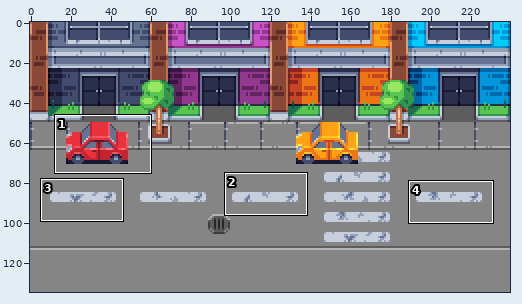
Sprite sheet, stored at Assets/Sprites/Map.png. Above: a wide view before the commit, with the close-up outlined.
Close-up. Before:
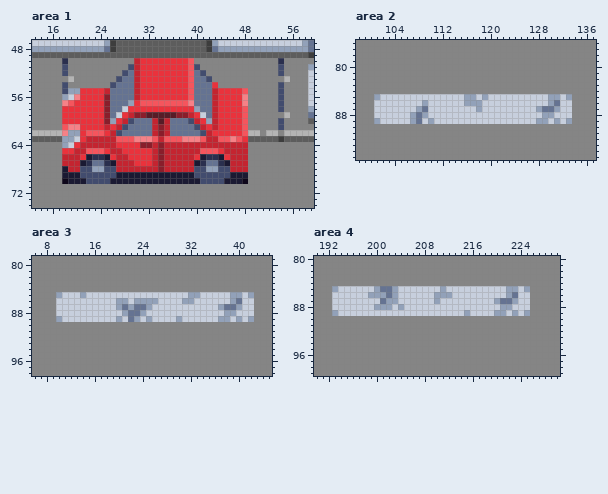
The file is 240x135 pixels. Shown: area 1: x 13..59, y 47..74; area 2: x 98..137, y 76..95; area 3: x 6..45, y 79..98; area 4: x 190..230, y 80..99. The commit also changed other parts of the picture, which this record leaves out.
The same view after the edit:
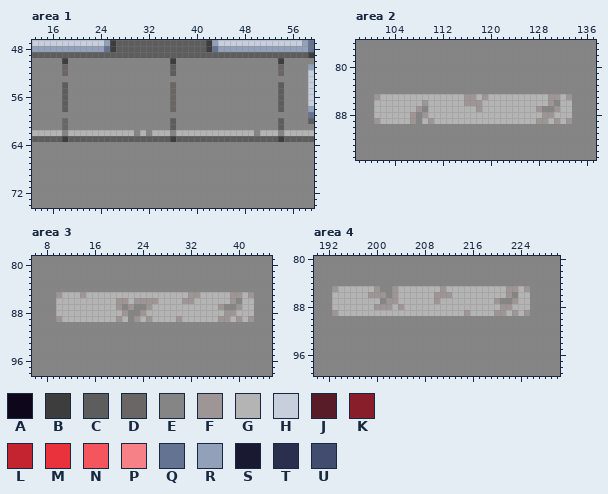
Palette (. is transparent): A #0e071b  B #3d3d3d  C #5d5d5d  D #6a6666  E #858585  F #9e9696  G #b4b4b4  H #c7cfdd  J #571c27  K #891e2b  L #c42430  M #ea323c  N #f5555d  P #f68187  Q #657392  R #92a1b9  S #1a1932  T #2a2f4e  U #424c6e
Difference:
--- area 1
@@ x 13..59 @@
 49 CCCCCCCCCCCCCCCCCCCCCCCCCCCCCCCCCCCCCCCCCCCCCCB
-50 EEEEETEEEEEEEEEEELMMMMMMMMNEEEEEEEEEEEEEETEEEEE
-51 EEEEEUEEEEEEEEEEULMMMMMMMMNUEEEEEEEEEEEEEUEEEER
-52 EEEEEUEEEEEEEEEUQLMMMMMMMMNQUEEEEEEEEEEEEUEEEEH
-53 EEEEEEGEEEEEEEUQQLMMMMMMMMNQQUEEEEEEEEEEEEGEEEH
-54 EEEEEUEEEEEEEUQQQLMMMMMMMMNQQQMEEEEEEEEEEUEEEEH
-55 EEEEEURRMMMMLQQQQLMMMMMMMMNQQQLMMMMNEEEEEUEEEEH
-56 EEEEERHPMMMMKQQQQLMMMMMMMMNQQQLMMMMPEEEEEUEEEEH
-57 EEEEEPNMMMMMKQQQRMNNNNNNNNPQQQLMMMMPEEEEEUEEEEH
-58 EEEEEMMMMMMMKQQHMMMMMMMMMMMRQQLMMMMNEEEEEUEEEER
-59 EEEEEMMMMMMMKQHMLKKJJJJJKKLMHQLMMMMNEEEEEEGEEEQ
-60 EEEEEMMMMMMMKRMLUQQQLJLQQQULMRLMMMMNEEEEEUEEEEC
-61 EEEEENPPMMMMLMLUQQQQLKLQQQQULMLMMMMNEEEEEUEEEEE
-62 GGGGGPRRMNNNMLUQQQQQLKLQQQQQULMMMMMNGGEGGEGGGGG
-63 CCCCCRRHMLLLLLNNNPPPNLNNNPPPNLLNNPNMCCCCCBCCCCC
-64 EEEEERHMLLLLLLMMMMKKLKLLLLLLLLLLLLLLEEEEEEEEEEE
-65 EEEEEMMLLNNNMLLMMMMMLKLLLLLLNNNMLLLLEEEEEEEEEEE
-66 EEEEELLLMSTTSMLLMMMMLKLLLLLMSTTSMLLLEEEEEEEEEEE
-67 EEEEELLLSTQQTSLLLMMMLKLLLLLSTQQTSLLLEEEEEEEEEEE
-68 EEEEESLLUURRUULLLLLLLKLLLLLUURRUULLLEEEEEEEEEEE
-69 EEEEESSSUUUUUUSSSSSSSSSSSSSUUUUUUSSSEEEEEEEEEEE
-70 EEEEEASSSUUUUSSSSSSSSSSSSSSSUUUUSSSAEEEEEEEEEEE
+50 EEEEEBEEEEEEEEEEEEEEEEEBEEEEEEEEEEEEEEEEEBEEEEE
+51 EEEEEDEEEEEEEEEEEEEEEEECEEEEEEEEEEEEEEEEEDEEEER
+52 EEEEEDEEEEEEEEEEEEEEEEECEEEEEEEEEEEEEEEEEDEEEEH
+53 EEEEEEEEEEEEEEEEEEEEEEEEEEEEEEEEEEEEEEEEEEEEEEH
+54 EEEEECEEEEEEEEEEEEEEEEEDEEEEEEEEEEEEEEEEECEEEEH
+55 EEEEECEEEEEEEEEEEEEEEEEDEEEEEEEEEEEEEEEEECEEEEH
+56 EEEEECEEEEEEEEEEEEEEEEEDEEEEEEEEEEEEEEEEECEEEEH
+57 EEEEECEEEEEEEEEEEEEEEEEDEEEEEEEEEEEEEEEEECEEEEH
+58 EEEEECEEEEEEEEEEEEEEEEEDEEEEEEEEEEEEEEEEECEEEER
+59 EEEEEEEEEEEEEEEEEEEEEEEEEEEEEEEEEEEEEEEEEEEEEEQ
+60 EEEEEDEEEEEEEEEEEEEEEEECEEEEEEEEEEEEEEEEECEEEEC
+61 EEEEEDEEEEEEEEEEEEEEEEECEEEEEEEEEEEEEEEEECEEEEE
+62 GGGGGEGGGGGGGGGGGEGEGGGEGGGGGGGGGGGGGEGGGEGGGGG
+63 CCCCCBCCCCCCCCCCCCCCCCCBCCCCCCCCCCCCCCCCCBCCCCC
+64 EEEEEEEEEEEEEEEEEEEEEEEEEEEEEEEEEEEEEEEEEEEEEEE
+65 EEEEEEEEEEEEEEEEEEEEEEEEEEEEEEEEEEEEEEEEEEEEEEE
+66 EEEEEEEEEEEEEEEEEEEEEEEEEEEEEEEEEEEEEEEEEEEEEEE
+67 EEEEEEEEEEEEEEEEEEEEEEEEEEEEEEEEEEEEEEEEEEEEEEE
+68 EEEEEEEEEEEEEEEEEEEEEEEEEEEEEEEEEEEEEEEEEEEEEEE
+69 EEEEEEEEEEEEEEEEEEEEEEEEEEEEEEEEEEEEEEEEEEEEEEE
+70 EEEEEEEEEEEEEEEEEEEEEEEEEEEEEEEEEEEEEEEEEEEEEEE
 71 EEEEEEEEEEEEEEEEEEEEEEEEEEEEEEEEEEEEEEEEEEEEEEE
--- area 2
@@ x 98..137 @@
 84 EEEEEEEEEEEEEEEEEEEEEEEEEEEEEEEEEEEEEEEE
-85 EEERHHHHHHHHHHHHHHRRHRHHHHHHHHHHRRHREEEE
-86 EEEHHHHHHHHRHHHHHHRRRHHHHHHHHHHHRQHHEEEE
-87 EEEHHHHHHHRQHHHHHHHHRHHHHHHHHHRQQRHHEEEE
-88 EEEHHHHHHRQRHHHHHHHHHHHHHHHHHHHRRHHHEEEE
-89 EEERHHHHHRQHRHHHHHHHHHHHHHHHHHRRHRHREEEE
+85 EEEFGGGGGGGGGGGGGGFFGFGGGGGGGGGGFFGFEEEE
+86 EEEGGGGGGGGFGGGGGGFFFGGGGGGGGGGGFEGGEEEE
+87 EEEGGGGGGGFEGGGGGGGGFGGGGGGGGGFEEFGGEEEE
+88 EEEGGGGGGFEFGGGGGGGGGGGGGGGGGGGFFGGGEEEE
+89 EEEFGGGGGFEGFGGGGGGGGGGGGGGGGGFFGFGFEEEE
 90 EEEEEEEEEEEEEEEEEEEEEEEEEEEEEEEEEEEEEEEE
--- area 3
@@ x 6..45 @@
 84 EEEEEEEEEEEEEEEEEEEEEEEEEEEEEEEEEEEEEEEE
-85 EEEERHHHRHHHHHHHHHHHHHHHHHRRHHHHHRRHREEE
-86 EEEEHHHHHHHHHHRRHRRRRHHHHRRHHHHHHRQHHEEE
-87 EEEEHHHHHHHHHHRQRQQRHHHHHHHHHHHRQQRHHEEE
-88 EEEEHHHHHHHHHHHRQQRHHHHHHHHHHHHHRRHHHEEE
-89 EEEERHHHHHHHHHRHQRHRHHHHRHHHHHHRRHRHREEE
+85 EEEEFGGGFGGGGGGGGGGGGGGGGGFFGGGGGFFGFEEE
+86 EEEEGGGGGGGGGGFFGFFFFGGGGFFGGGGGGFEGGEEE
+87 EEEEGGGGGGGGGGFEFEEFGGGGGGGGGGGFEEFGGEEE
+88 EEEEGGGGGGGGGGGFEEFGGGGGGGGGGGGGFFGGGEEE
+89 EEEEFGGGGGGGGGFGEFGFGGGGFGGGGGGFFGFGFEEE
 90 EEEEEEEEEEEEEEEEEEEEEEEEEEEEEEEEEEEEEEEE
--- area 4
@@ x 190..230 @@
  84 EEEEEEEEEEEEEEEEEEEEEEEEEEEEEEEEEEEEEEEEE
- 85 EEERHHHHHHRQQRHHHHHHHRHHHHHHHHHHRRHREEEEE
- 86 EEEHHHHHHRRRQRHHHHHHRRRHHHHHHHHHRQHHEEEEE
- 87 EEEHHHHHHHHQRRHHHHHHRHHHHHHHHHRQQRHHEEEEE
- 88 EEEHHHHHHHRRRHRHHHHHHHHHHHHHHHHRRHHHEEEEE
- 89 EEERHHHHHHHHHHHHHHHHHHHHHRHHHHRRHRHREEEEE
+ 85 EEEFGGGGGGFEEFGGGGGGGFGGGGGGGGGGFFGFEEEEE
+ 86 EEEGGGGGGFFFEFGGGGGGFFFGGGGGGGGGFEGGEEEEE
+ 87 EEEGGGGGGGGEFFGGGGGGFGGGGGGGGGFEEFGGEEEEE
+ 88 EEEGGGGGGGFFFGFGGGGGGGGGGGGGGGGFFGGGEEEEE
+ 89 EEEFGGGGGGGGGGGGGGGGGGGGGFGGGGFFGFGFEEEEE
  90 EEEEEEEEEEEEEEEEEEEEEEEEEEEEEEEEEEEEEEEEE
